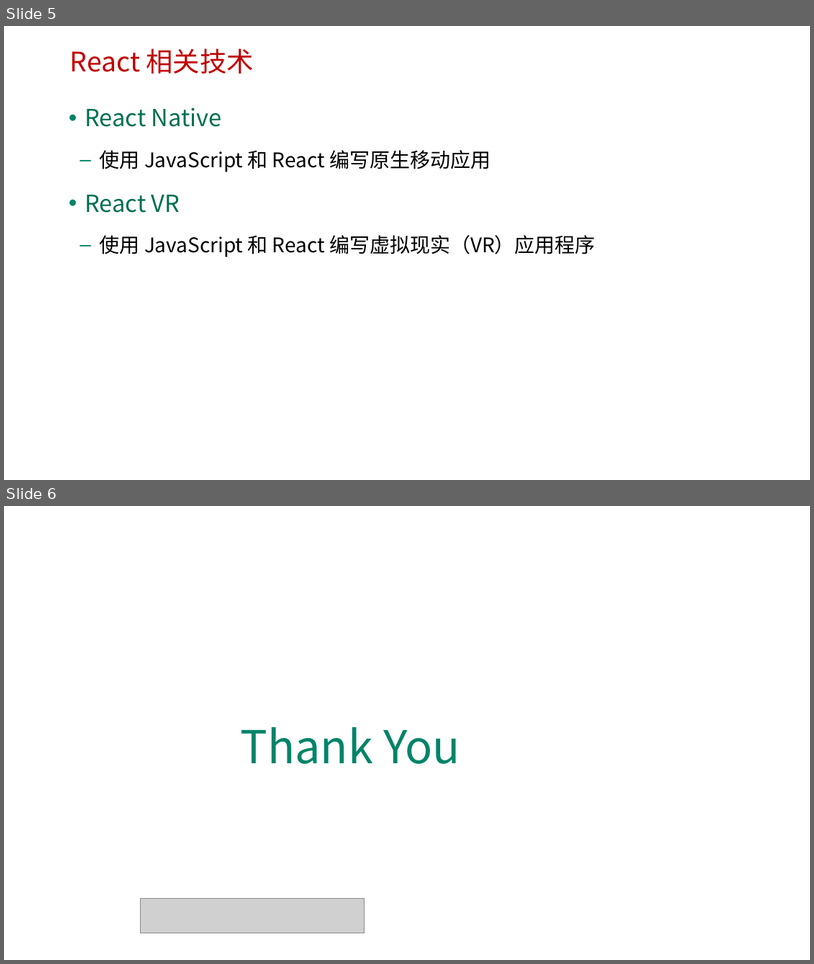
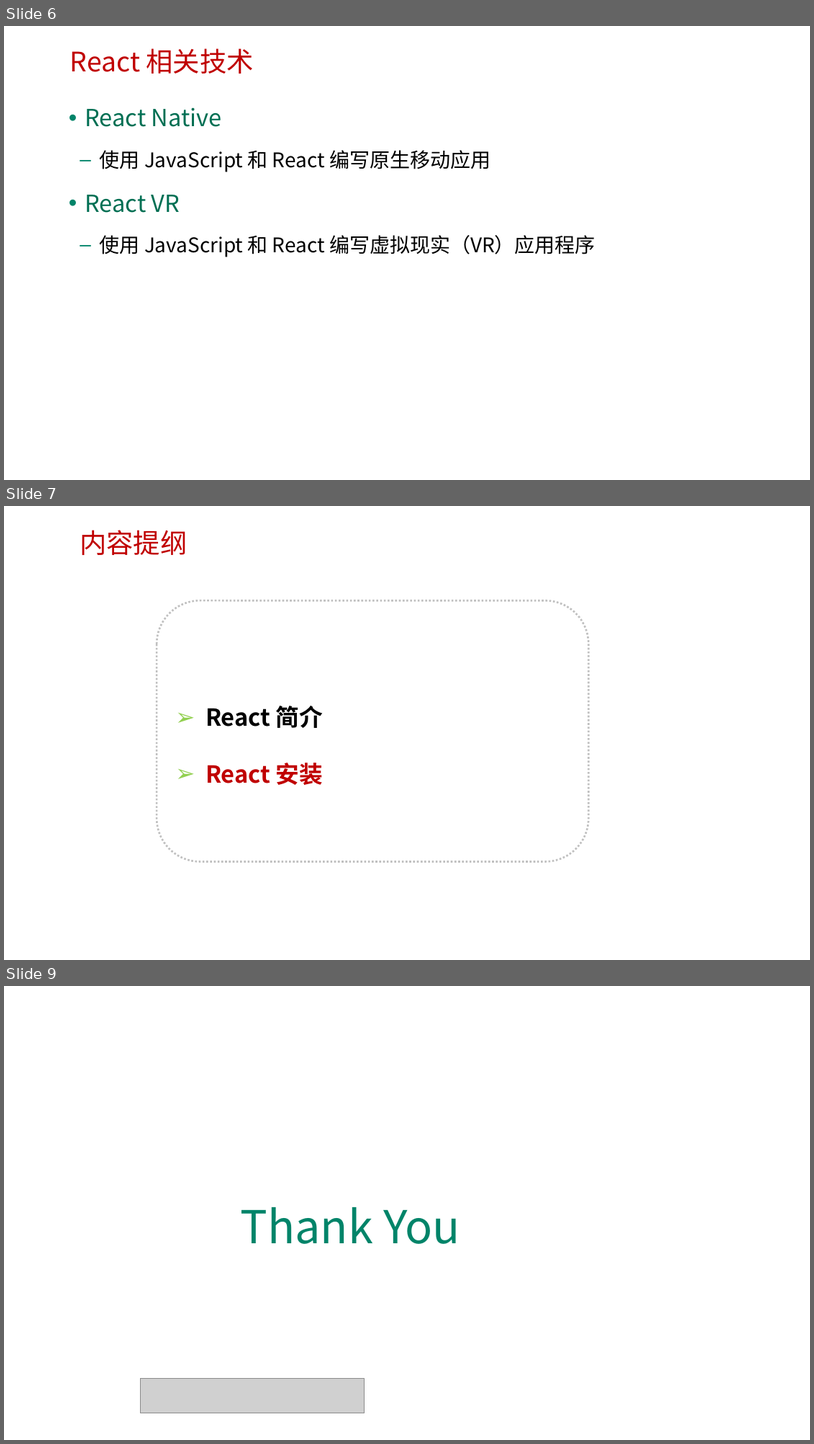
Before and after one commit to HL1115/react, a slide deck: reactjs/ppt/1-1 React简介.pptx. Shown one above the other, each under a label of ours: slides 5 and 6 before the commit, slides 6, 7 and 9 after it; the slides between them are not shown. The pictures are 814x964 and 814x1444 pixels, drawn with LibreOffice and Linux fonts; fonts in the diff are those of the drawing; grey boxes stand for pictures; background and template pictures are left out. Boxes give left, top, right and bottom in pixels: in the first picture for what was removed or moved away, otherwise in the second. Text is boxed around its words. In the diff, an @@ line names an element or a change of style, - is before the commit and + after.

```diff
--- a/reactjs/ppt/1-1 React简介.pptx
+++ b/reactjs/ppt/1-1 React简介.pptx
@@ slide 7 added at (x1=4, y1=506, x2=810, y2=960), background picture (left out) @@
@@ text added at (x1=80, y1=530, x2=187, y2=555), 32 pt, text #C00000 @@
+内容提纲
@@ rounded rectangle added at (x1=157, y1=600, x2=589, y2=861), outline #C0C0C0 2.25 pt dashed, 28 pt, text #000000, bold @@
+➢ React 简介
+➢ React 安装
@@ what was slide 5 is now slide 6 @@
@@ what was slide 6 is now slide 9 @@
```
Also in this commit, not shown: 2 other slides added, 7 other files.
